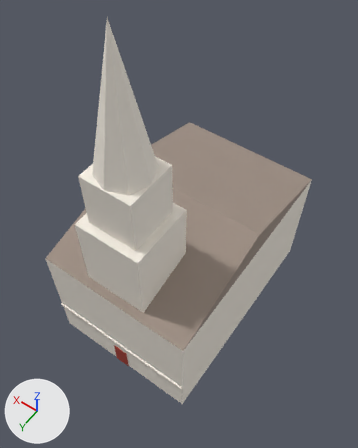
Renders of the glTF model newcity/chunk_-1_3.glb from each side of a commit.
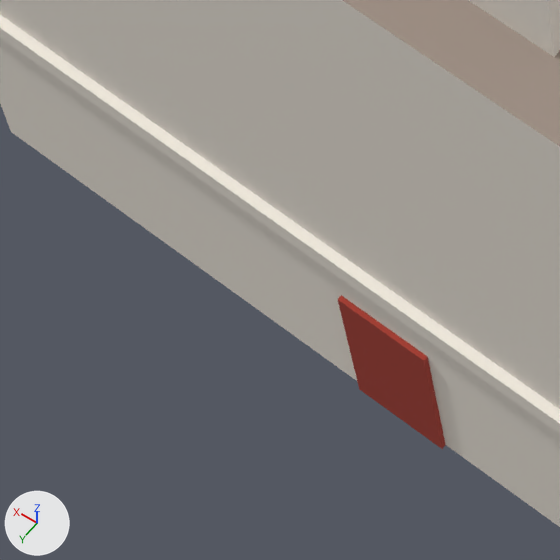
Each version appears first whole from a camera (50 mm lens) standing at (-51.2, -186.8, 39.4) and looking at (-39.0, -204.0, 12.4), and next in a close-up on the part from 19% to 40% of the width and 68% to 85% of the height. The axes (+X, +Y, +Z) are drawn at lower left. The lights are the same throughout. The older version's two pictures come first. Vertices at exactly the same position are counted once.

The first close-up shows 'chunk_-1_3__building', 'chunk_-1_3__chapel'.
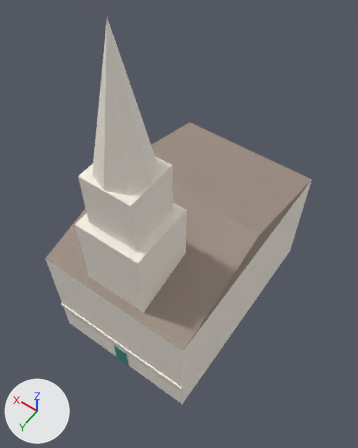
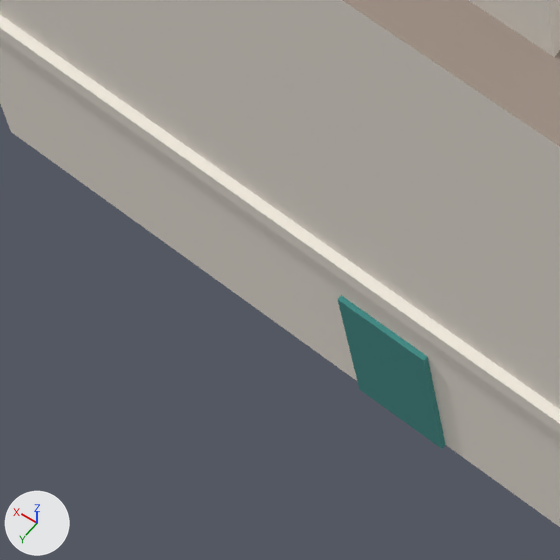
What differs and where, as boxes (x1, y1, x2, y2) in the close-ups (560 x 560 px):
part 1 of me_bld_hill_chapel, recoloured (red to cyan): (338, 295, 445, 449) in both

Edits to the bpy script that builds the scene:
```text
Add mat_nc_door_teal:
    mat_nc_door_teal = principled_material('nc_door_teal')
    mat_nc_door_teal.base_color = (0.0497, 0.275, 0.254)  # cyan #3f8f8a
    mat_nc_door_teal.roughness = 0.9
Change me_bld_hill_chapel:
    where me_bld_hill_chapel.from_pydata(...)  # 26 vertices, 42 faces; spans x -44.0..-32.0, y -215.5..-197.4, z 0.0..12.4
    used by ob_chunk__1_3__building; location = (0.0, 0.0, 0.0)
    me_bld_hill_chapel part 1: all 12 faces that had it switch from mat_nc_door_red (red #a83a2c) to mat_nc_door_teal (cyan #3f8f8a)
```
